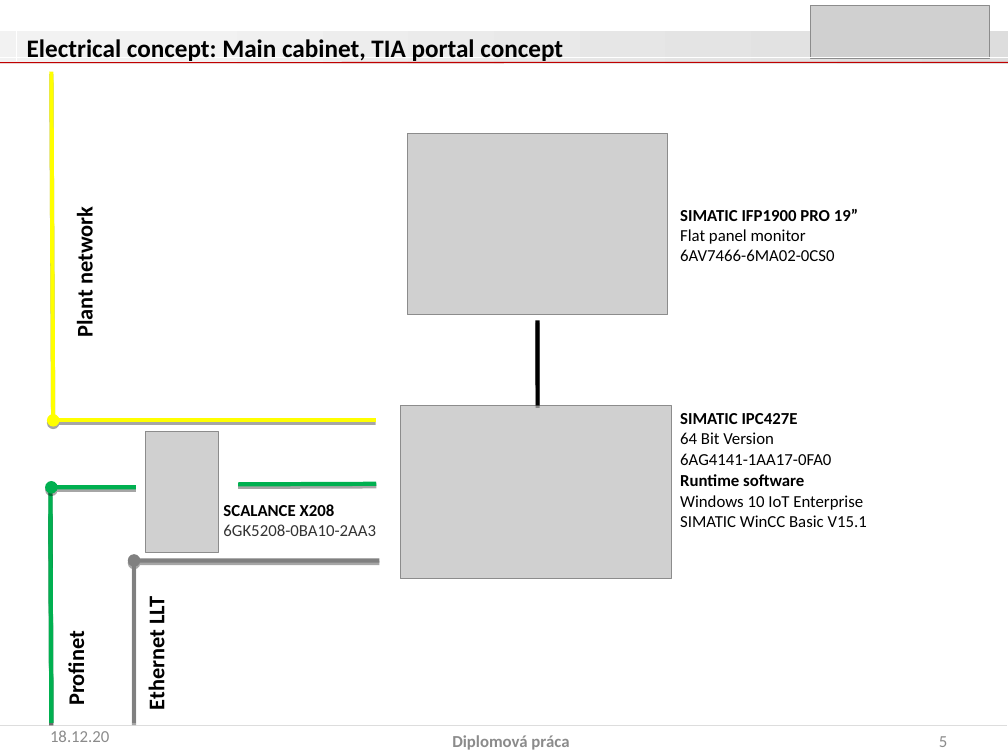
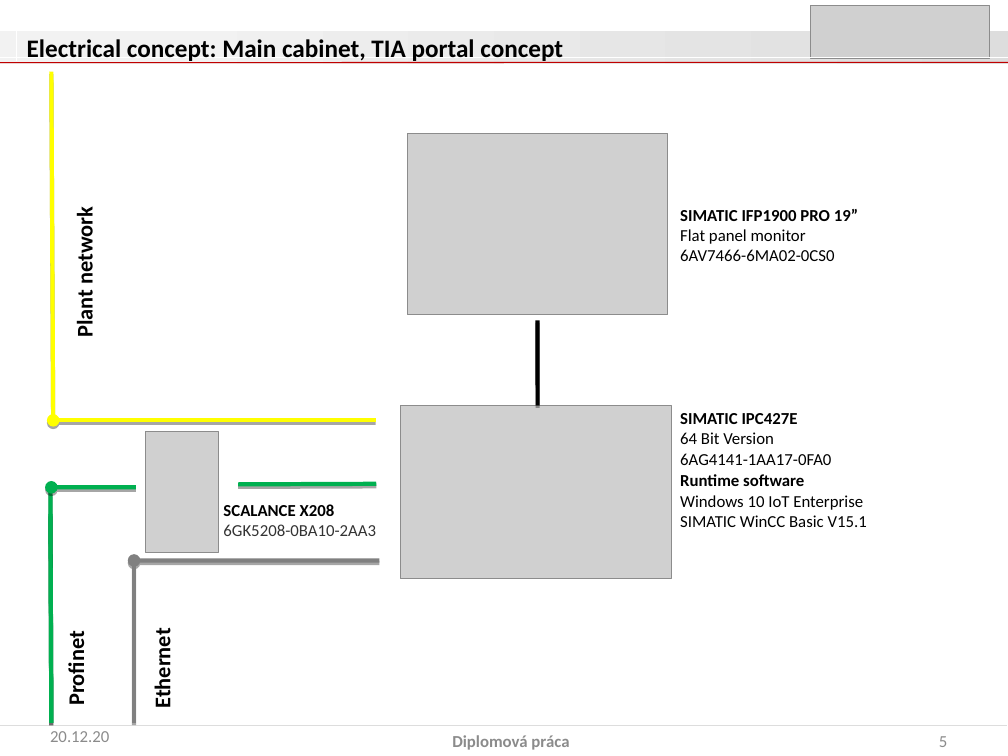
Before and after one commit to Patrik-654123/TSI_LI_Development, a slide deck: slide 3 of Elektricky_koncept_1.pptx. Drawn at 1008x756 pixels with LibreOffice and Linux fonts; fonts in the diff are those of the drawing; grey boxes stand for pictures. Boxes give left, top, right and bottom in pixels: in the first picture for what was removed or moved away, otherwise in the second. Text is boxed around its words. In the diff, an @@ line names an element or a change of style, - is before the commit and + after.

```diff
--- a/Elektricky_koncept_1.pptx
+++ b/Elektricky_koncept_1.pptx
@@ text at bbox=[149, 636, 176, 706]: text changed @@
-Ethernet LLT
+Ethernet
@@ text at bbox=[50, 731, 109, 742]: text changed @@
-18.12.20
+20.12.20
```
Also in this commit, not shown: 8 other slides changed, 1 slide added.
